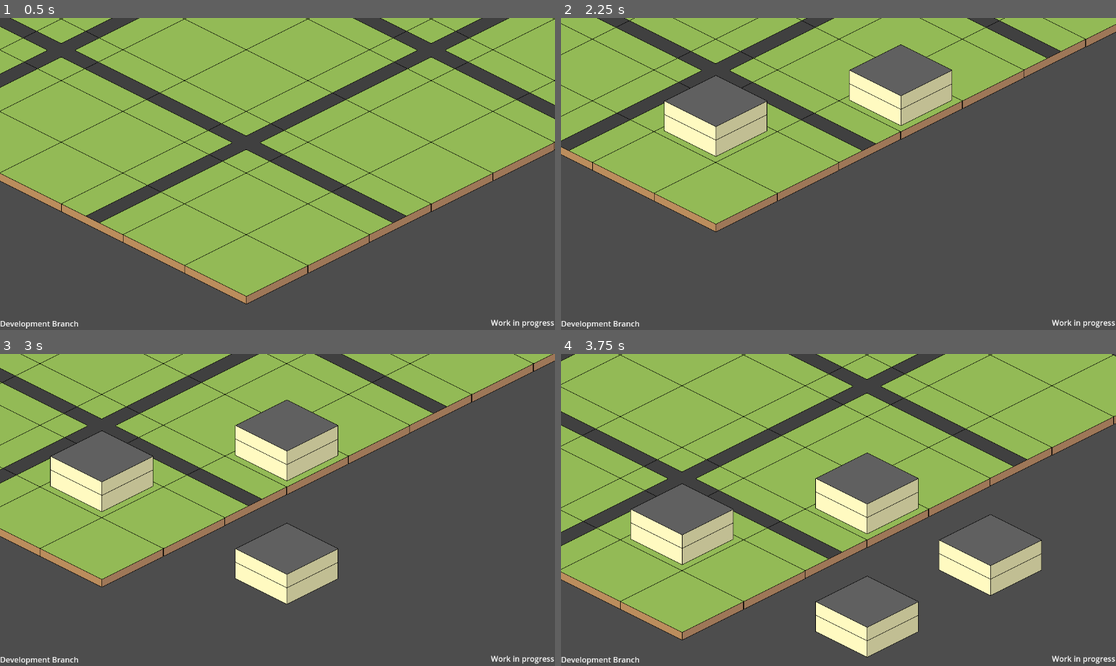
Above: before the commit, frames 1-4 (two rows, left to right).
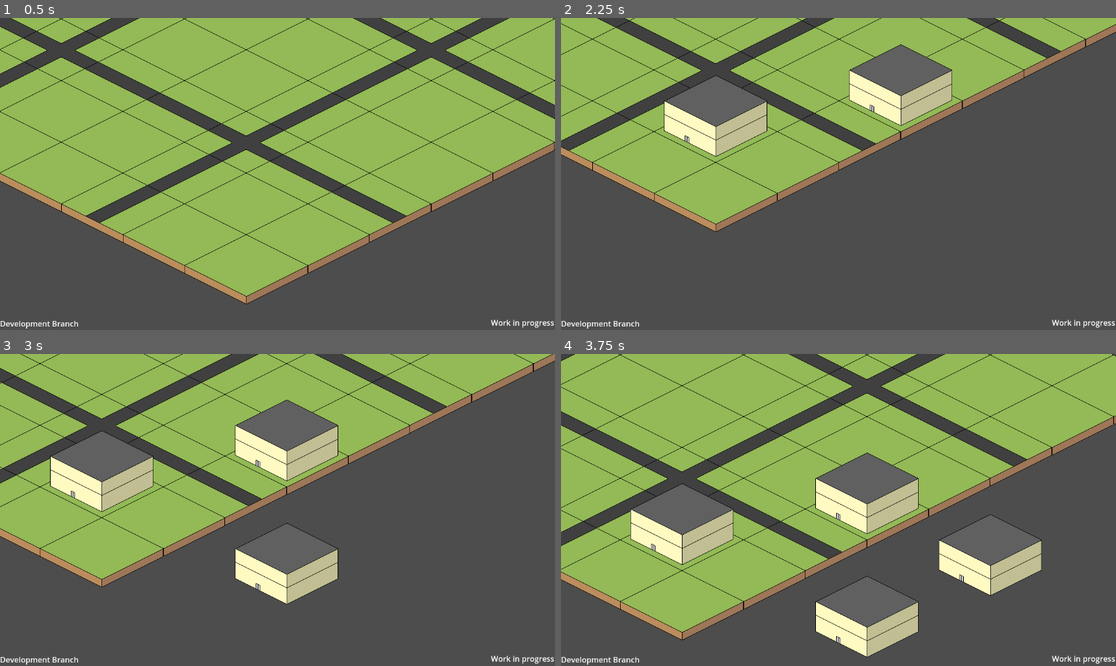
Above: after the commit, the same moments.

Repository: Olyveon/DinoPark
Game: Godot game, scene res://scenes/game.tscn
Two runs of this game, one before a commit and one after it. Both use one fixed random seed, a clock stepped at 60 frames per second and the inputs below.
Inputs (mouse positions are in pixels of both pictures, inside the frame that each line leads up to):
- Up to frame 1 (0.5 s): no input
- Up to frame 2 (2.25 s): tap Enter at 0.5 s; move the mouse to (960, 158) at 0.52 s; hold D (move_right) 0.53-1.28 s; click (960, 158) at 0.67 s; move the mouse to (727, 189) at 1.27 s; hold S (move_down) 1.28-2.03 s; click (727, 189) at 1.42 s; move the mouse to (894, 105) at 2.02 s; hold D (move_right) from 2.03 s (still down); click (894, 105) at 2.17 s
- Up to frame 3 (3 s): move the mouse to (249, 572) at 2.77 s; release D (move_right) at 2.78 s; hold Up (move_up) from 2.78 s (still down); click (249, 572) at 2.92 s
- Up to frame 4 (3.75 s): move the mouse to (1005, 556) at 3.52 s; release Up (move_up) at 3.53 s; hold A (move_left) from 3.53 s (still down); click (1005, 556) at 3.67 s

Frame 1 is identical in both runs. In frame 2, less than 0.1% of the frame differs, in the area x 22-57%, y 27-41%; in frame 3, less than 0.1%; in frame 4, less than 0.1%, in the area x 16-73%, y 50-93%.

Commit message:
minor changes

Diff:
--- a/scenes/game.tscn
+++ b/scenes/game.tscn
@@ -34,20 +34,6 @@
 sources/0 = SubResource("TileSetAtlasSource_ine23")
 sources/1 = SubResource("TileSetAtlasSource_6ddg8")
 
-[sub_resource type="GDScript" id="GDScript_6jcqk"]
-script/source = "extends Camera2D
-
-
-# Called when the node enters the scene tree for the first time.
-func _ready():
-	pass # Replace with function body.
-
-
-# Called every frame. 'delta' is the elapsed time since the previous frame.
-func _process(delta):
-	pass
-"
-
 [node name="Game" type="Node2D"]
 
 [node name="TileMap" type="TileMap" parent="."]
@@ -68,7 +54,6 @@
 
 [node name="Camera2D" type="Camera2D" parent="Player"]
 position = Vector2(577, 322)
-script = SubResource("GDScript_6jcqk")
 
 [node name="Interface" type="CanvasLayer" parent="Player"]
 
--- a/scripts/player.gd
+++ b/scripts/player.gd
@@ -27,9 +27,9 @@
 				if camera.zoom < zoom_maximum:
 					camera.zoom += zoom_speed
 					pass
+			# Improvised construction mode
 			if event.button_index == MOUSE_BUTTON_LEFT:
 				var mouse_position = tile_map.local_to_map(Vector2i(get_global_mouse_position()))
-				print(mouse_position)
 				tile_map.set_cell(1,mouse_position,1,Vector2i(1,0))
 			if event.button_index == MOUSE_BUTTON_RIGHT:
 				var mouse_position = tile_map.local_to_map(Vector2i(get_global_mouse_position()))
Binary file changed: assets/sprites/standard_buildings.png
Not shown: 1 places in scenes/game.tscn that only renumber resources
